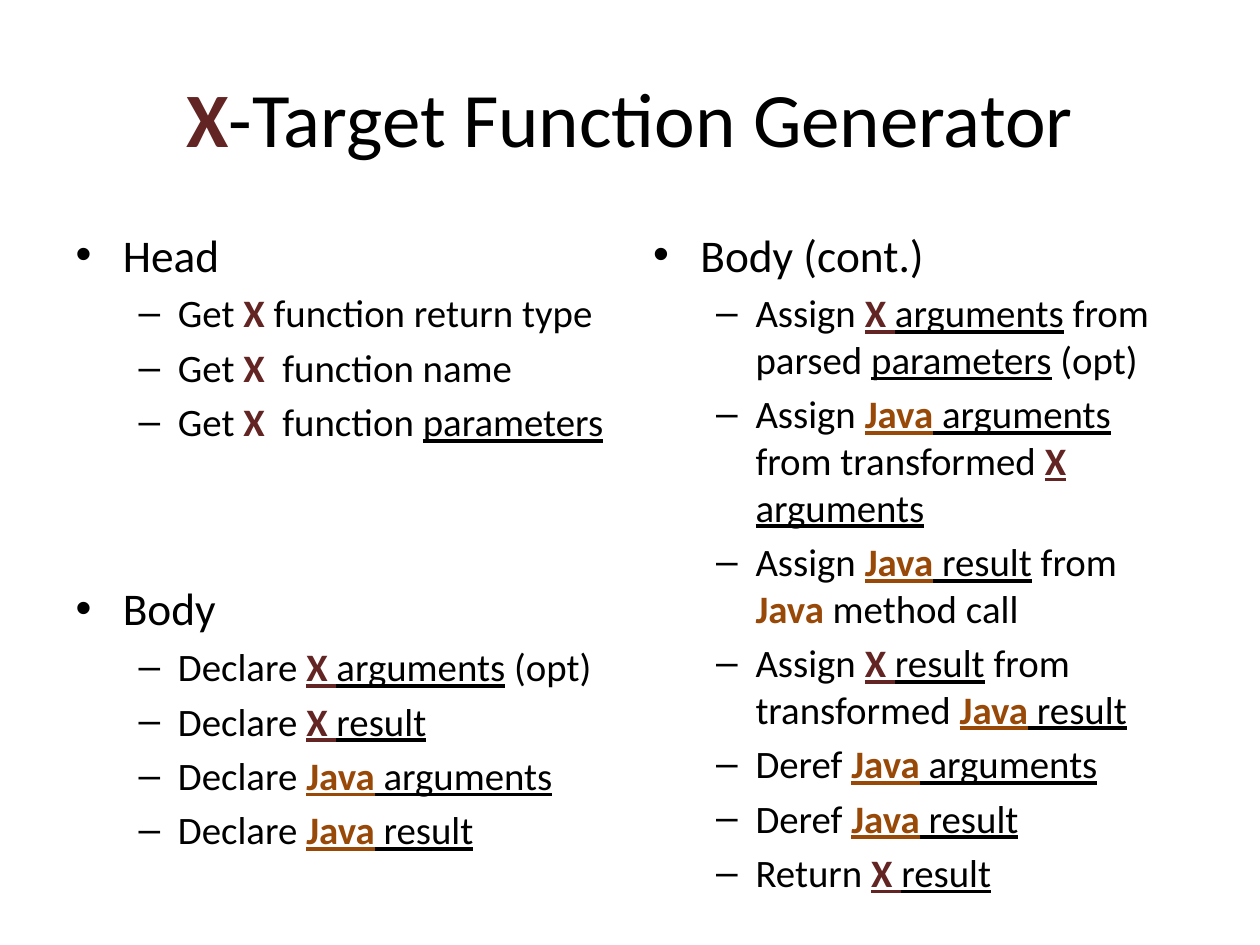
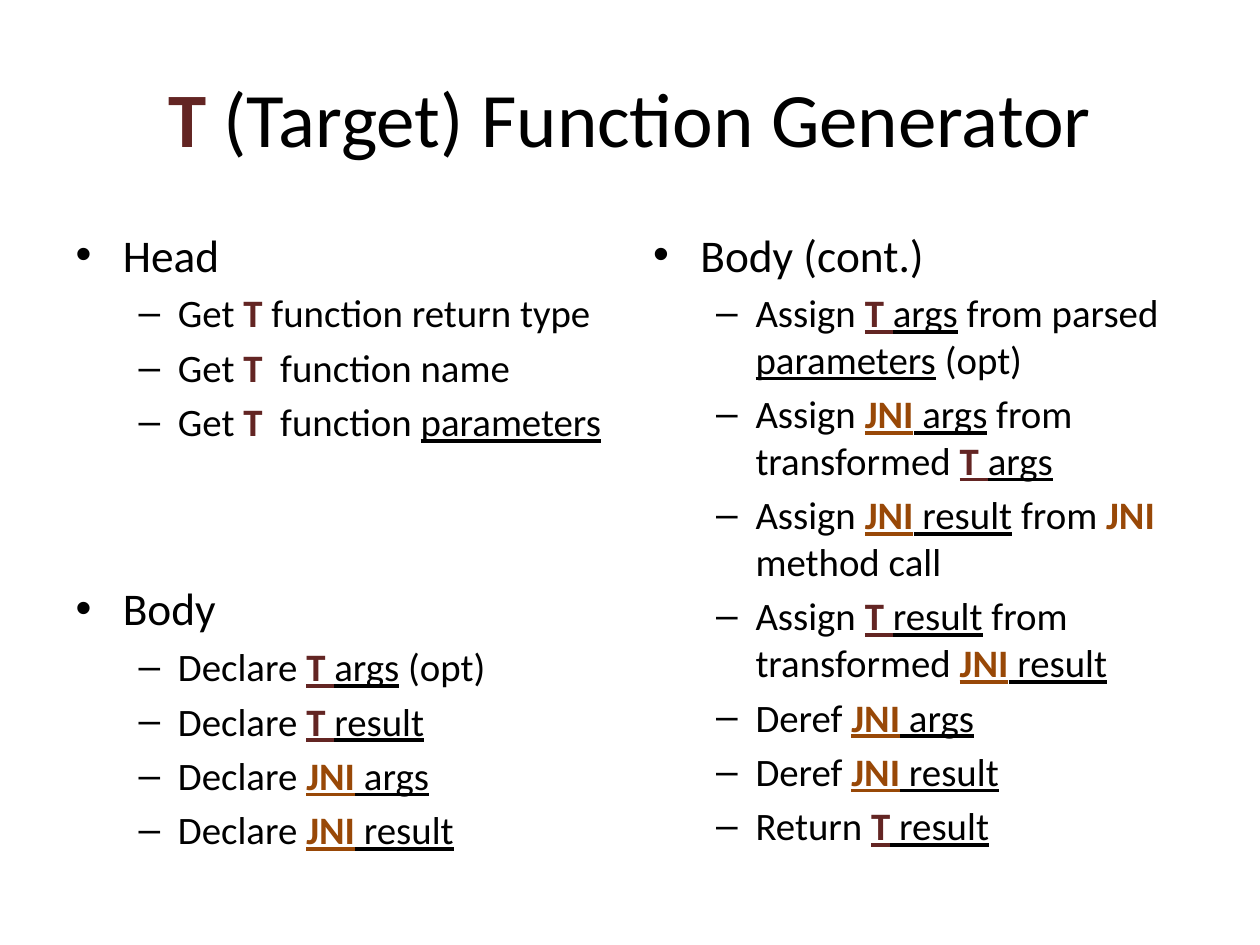
Before and after one commit to bcdev/beam-extapi, a slide deck: slide 13 of docs/beam-extapi.pptx. Drawn at 1260x945 pixels with LibreOffice and Linux fonts; fonts in the diff are those of the drawing. Boxes give left, top, right and bottom in pixels: in the first picture for what was removed or moved away, otherwise in the second. Text is boxed around its words. In the diff, an @@ line names an element or a change of style, - is before the commit and + after.

Commit message:
refactoring towards new function generator design

```diff
--- a/docs/beam-extapi.pptx
+++ b/docs/beam-extapi.pptx
@@ title at (x1=168, y1=91, x2=1090, y2=161): text changed @@
-X-Target Function Generator
+T (Target) Function Generator
@@ text at (x1=178, y1=300, x2=601, y2=443): text changed @@
-  – Get X function return type
-  – Get X function name
-  – Get X function parameters
+  – Get T function return type
+  – Get T function name
+  – Get T function parameters
@@ text at (x1=756, y1=300, x2=1159, y2=847): text changed @@
-  – Assign X arguments from parsed parameters (opt)
-  – Assign Java arguments from transformed X arguments
-  – Assign Java result from Java method call
-  – Assign X result from transformed Java result
-  – Deref Java arguments
-  – Deref Java result
-  – Return X result
+  – Assign T args from parsed parameters (opt)
+  – Assign JNI args from transformed T args
+  – Assign JNI result from JNI method call
+  – Assign T result from transformed JNI result
+  – Deref JNI args
+  – Deref JNI result
+  – Return T result
@@ text at (x1=178, y1=652, x2=485, y2=851): text changed @@
-  – Declare X arguments (opt)
-  – Declare X result
-  – Declare Java arguments
-  – Declare Java result
+  – Declare T args (opt)
+  – Declare T result
+  – Declare JNI args
+  – Declare JNI result
```
